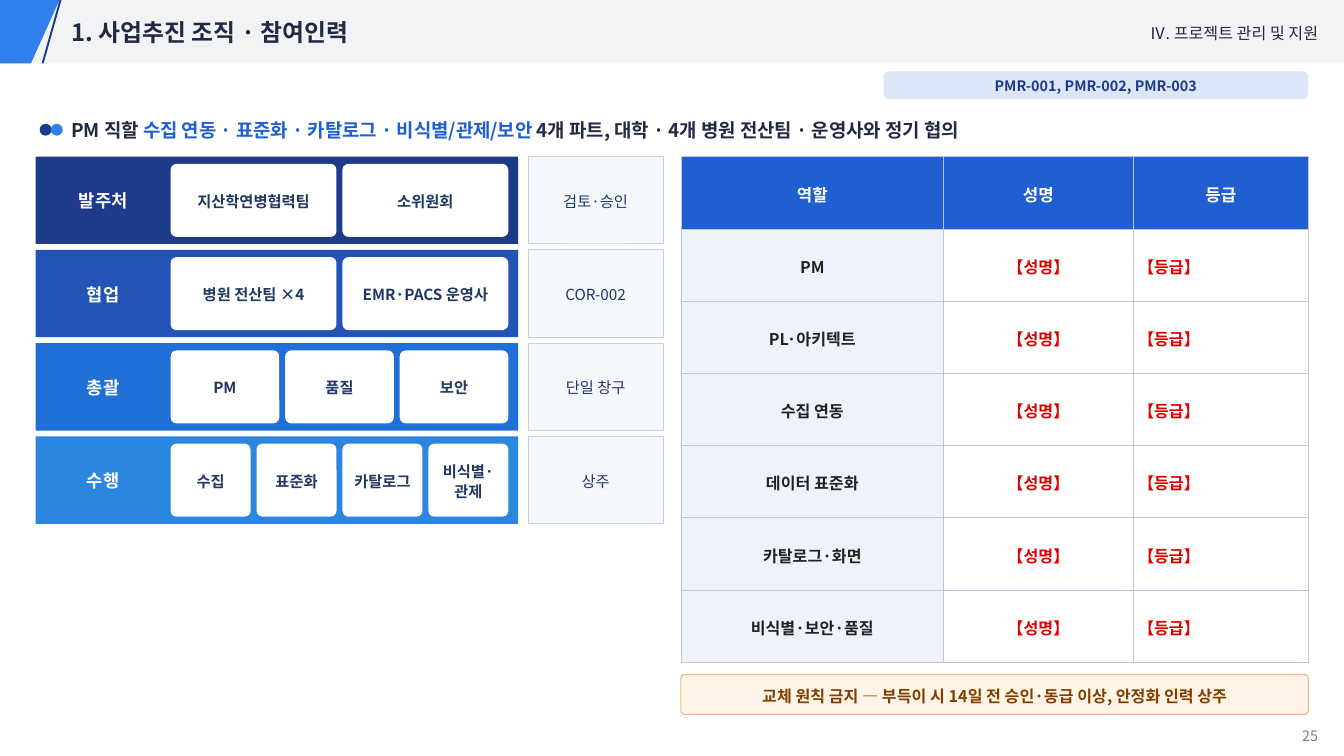
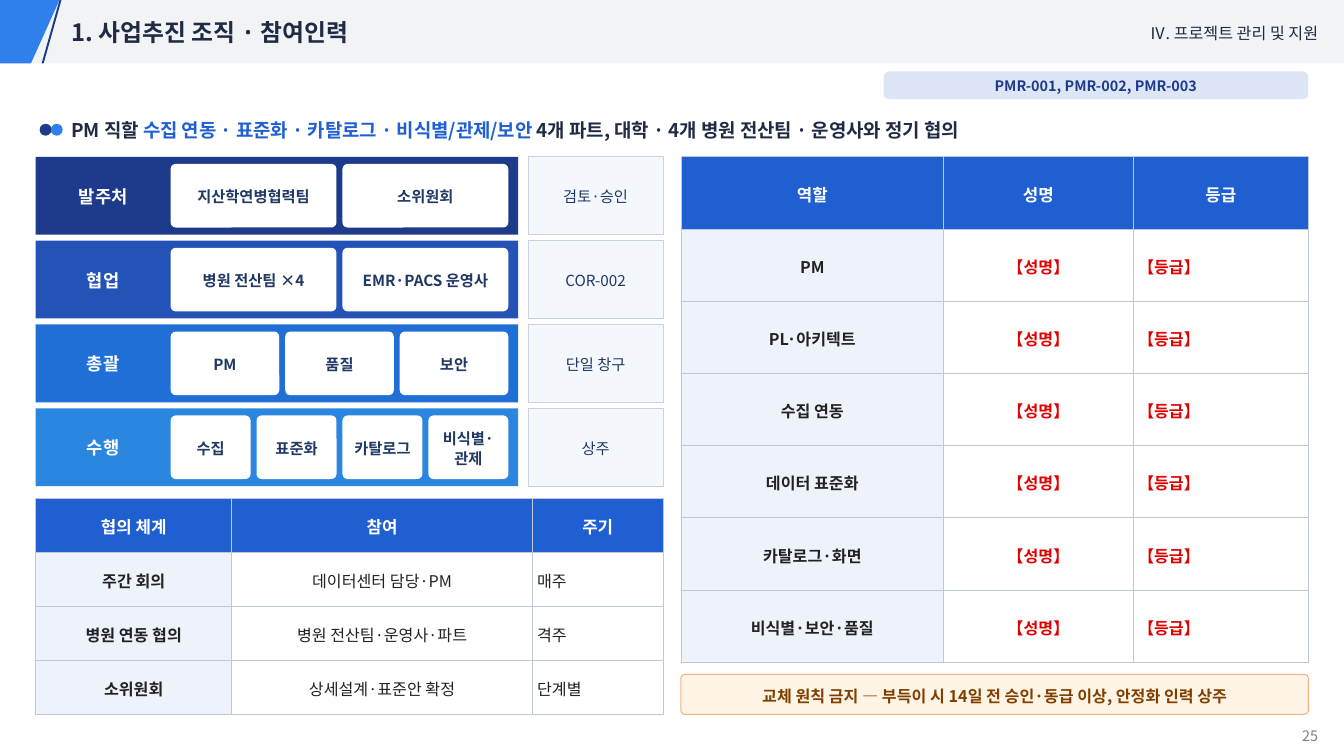
Before and after one commit to hwangsteeve-tech/hbjw, a slide deck: slide 25 of proposals/2026-11_sch-ai-medical-datacenter/발표자료.pptx. Drawn at 1344x756 pixels with LibreOffice and Linux fonts; fonts in the diff are those of the drawing. Boxes give left, top, right and bottom in pixels: in the first picture for what was removed or moved away, otherwise in the second. Text is boxed around its words. In the diff, an @@ line names an element or a change of style, - is before the commit and + after.

```diff
--- a/proposals/2026-11_sch-ai-medical-datacenter/발표자료.pptx
+++ b/proposals/2026-11_sch-ai-medical-datacenter/발표자료.pptx
@@ rectangle: place and size @@
-rectangle at <box>35,157,518,245</box>
+rectangle at <box>35,157,518,235</box>
@@ text "발주처": place and size @@
-text "발주처" at <box>79,192,128,209</box>
+text "발주처" at <box>79,188,128,205</box>
@@ rounded rectangle "지산학연병협력팀": place and size @@
-rounded rectangle "지산학연병협력팀" at <box>170,164,337,237</box>
+rounded rectangle "지산학연병협력팀" at <box>170,164,337,228</box>
@@ rounded rectangle "소위원회": place and size @@
-rounded rectangle "소위원회" at <box>343,164,509,237</box>
+rounded rectangle "소위원회" at <box>343,164,509,228</box>
@@ rectangle "검토·승인": place and size @@
-rectangle "검토·승인" at <box>528,157,663,245</box>
+rectangle "검토·승인" at <box>528,157,663,235</box>
@@ rectangle: place and size @@
-rectangle at <box>35,250,518,338</box>
+rectangle at <box>35,241,518,319</box>
@@ text "협업": place and size @@
-text "협업" at <box>87,286,119,303</box>
+text "협업" at <box>87,272,119,289</box>
@@ rounded rectangle "병원 전산팀 ×4": place and size @@
-rounded rectangle "병원 전산팀 ×4" at <box>170,257,337,330</box>
+rounded rectangle "병원 전산팀 ×4" at <box>170,248,337,312</box>
@@ rounded rectangle "EMR·PACS 운영사": place and size @@
-rounded rectangle "EMR·PACS 운영사" at <box>343,257,509,330</box>
+rounded rectangle "EMR·PACS 운영사" at <box>343,248,509,312</box>
@@ rectangle "COR-002": place and size @@
-rectangle "COR-002" at <box>528,250,663,338</box>
+rectangle "COR-002" at <box>528,241,663,319</box>
@@ rectangle: place and size @@
-rectangle at <box>35,344,518,432</box>
+rectangle at <box>35,325,518,402</box>
@@ text "총괄": place and size @@
-text "총괄" at <box>87,379,119,396</box>
+text "총괄" at <box>87,355,119,372</box>
@@ rectangle "단일 창구": place and size @@
-rectangle "단일 창구" at <box>528,344,663,432</box>
+rectangle "단일 창구" at <box>528,325,663,402</box>
@@ rounded rectangle "PM": place and size @@
-rounded rectangle "PM" at <box>170,351,279,423</box>
+rounded rectangle "PM" at <box>170,332,279,395</box>
@@ rounded rectangle "품질": place and size @@
-rounded rectangle "품질" at <box>285,351,394,423</box>
+rounded rectangle "품질" at <box>285,332,394,395</box>
@@ rounded rectangle "보안": place and size @@
-rounded rectangle "보안" at <box>400,351,509,423</box>
+rounded rectangle "보안" at <box>400,332,509,395</box>
@@ rectangle: place and size @@
-rectangle at <box>35,437,518,524</box>
+rectangle at <box>35,408,518,486</box>
@@ text "수행": place and size @@
-text "수행" at <box>87,472,119,489</box>
+text "수행" at <box>87,439,119,456</box>
@@ rounded rectangle "수집": place and size @@
-rounded rectangle "수집" at <box>170,444,250,516</box>
+rounded rectangle "수집" at <box>170,415,250,479</box>
@@ rounded rectangle "표준화": place and size @@
-rounded rectangle "표준화" at <box>257,444,337,516</box>
+rounded rectangle "표준화" at <box>257,415,337,479</box>
@@ rounded rectangle "카탈로그": place and size @@
-rounded rectangle "카탈로그" at <box>343,444,422,516</box>
+rounded rectangle "카탈로그" at <box>343,415,422,479</box>
@@ rounded rectangle "비식별·관제": place and size @@
-rounded rectangle "비식별·관제" at <box>429,444,508,516</box>
+rounded rectangle "비식별·관제" at <box>429,415,508,479</box>
@@ rectangle "상주": place and size @@
-rectangle "상주" at <box>528,437,663,524</box>
+rectangle "상주" at <box>528,408,663,486</box>
@@ table added at <box>35,498,663,715</box>, 4 rows, 3 columns @@
+협의 체계 | 참여 | 주기
+주간 회의 | 데이터센터 담당·PM | 매주
+병원 연동 협의 | 병원 전산팀·운영사·파트 | 격주
+소위원회 | 상세설계·표준안 확정 | 단계별
```
Also in this commit, not shown: 10 other slides changed, 5 other files.
